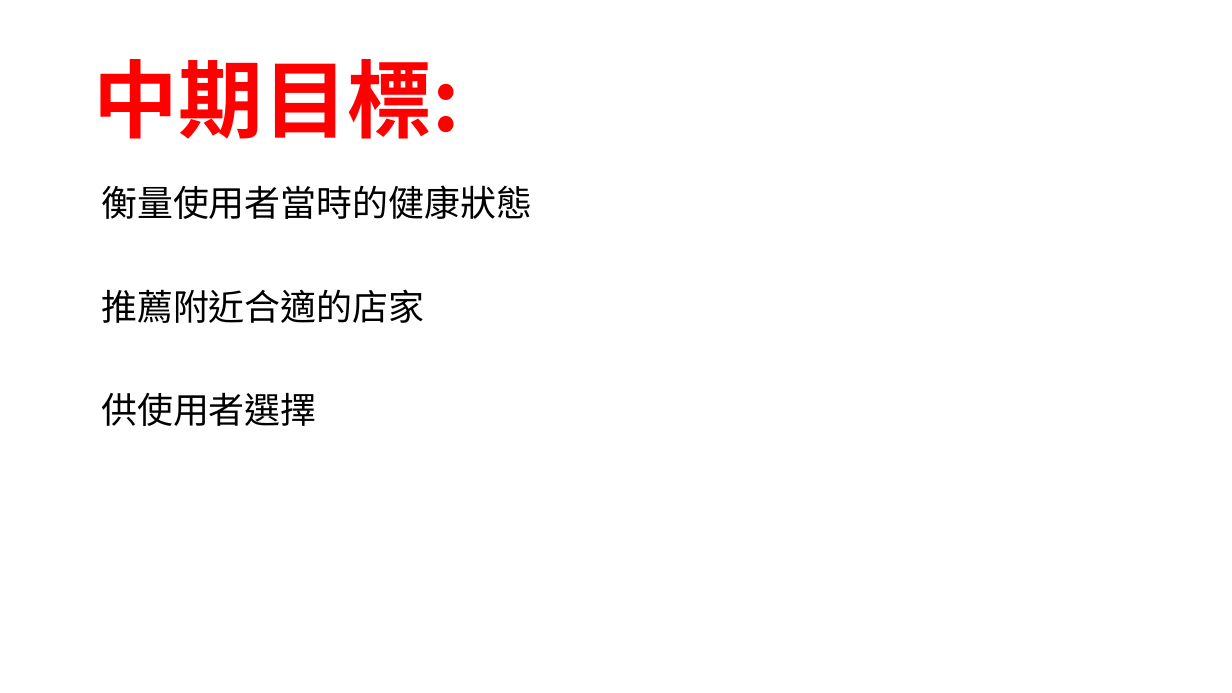
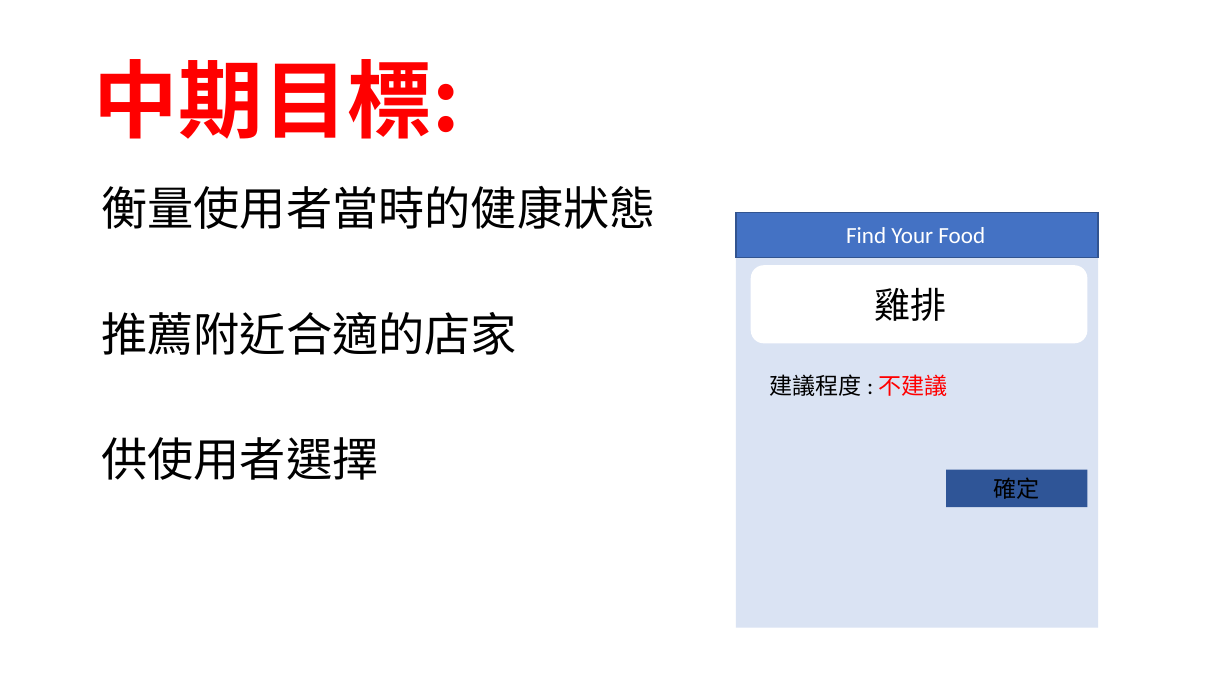
Before and after one commit to amy58328/DataBase, a slide deck: slide 7 of 資料庫專題/Health Keeper.pptx (slide 5 before the commit). Drawn at 1232x693 pixels with LibreOffice and Linux fonts; fonts in the diff are those of the drawing; background and template pictures are left out. Boxes give left, top, right and bottom in pixels: in the first picture for what was removed or moved away, otherwise in the second. Text is boxed around its words. In the diff, an @@ line names an element or a change of style, - is before the commit and + after.

```diff
--- a/資料庫專題/Health Keeper.pptx
+++ b/資料庫專題/Health Keeper.pptx
@@ text "衡量使用者當時的健康狀態" at [101,186,655,480]: size 28 to 36 pt, font Calibri to Noto Sans CJK SC @@
@@ rectangle added at [737,213,1099,628], fill #DAE3F3 @@
@@ rectangle added at [737,213,1099,257], fill #4472C4, outline #325491 1 pt @@
@@ text added at [846,227,985,243], 18 pt, text #FFFFFF @@
+Find Your Food
@@ rounded rectangle added at [751,265,1088,344], fill #FFFFFF @@
@@ text added at [874,287,946,321], 28 pt, text #000000 @@
+雞排
@@ text added at [770,374,948,396], 18 pt, text #000000 @@
+建議程度 : 不建議
@@ rectangle added at [946,470,1088,506], fill #2F5597, 18 pt, text #000000 @@
+確定
```
Also in this commit, not shown: 4 other slides changed, 6 slides added, 1 slide removed.
